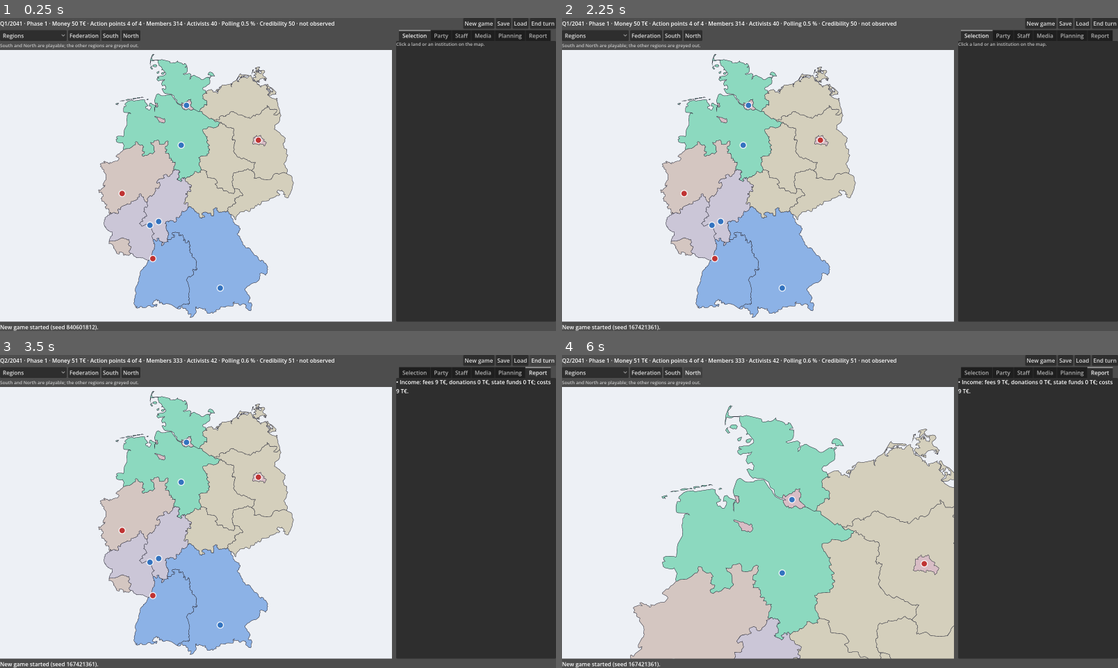
Above: before the commit, frames 1-4 (two rows, left to right).
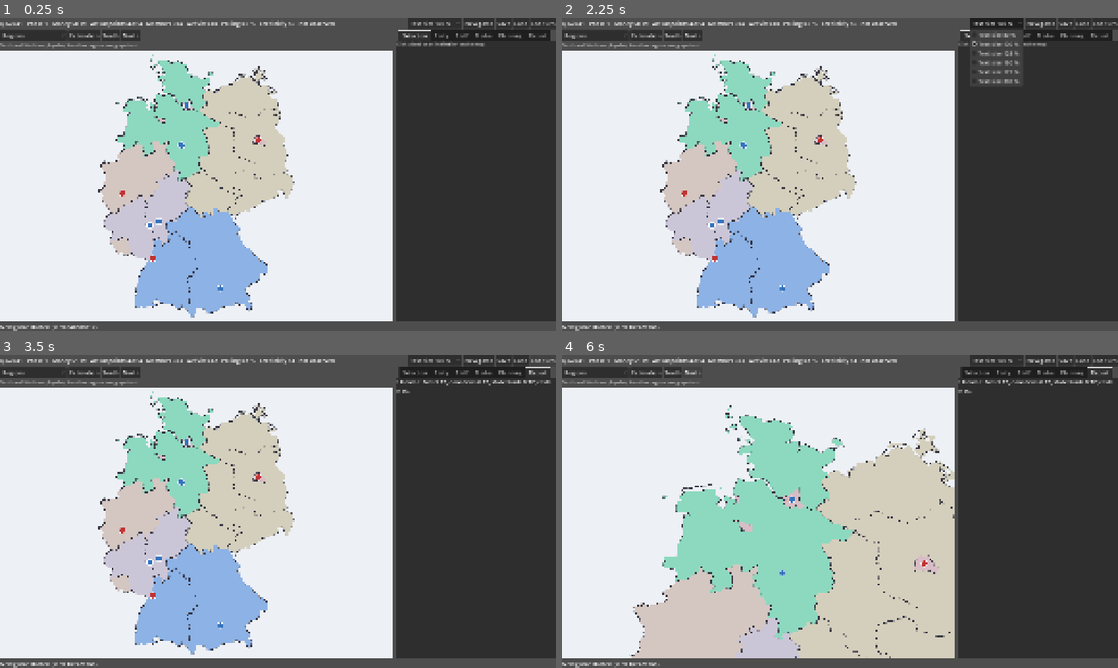
Above: after the commit, the same moments.

Repository: SN0371/kipppunkt
Game: Godot game, scene res://src/ui/main.tscn
Same seed, same stepped clock (60 frames per second), same inputs: the game is played once before the commit and once after it.
Inputs (mouse positions are in pixels of both pictures, inside the frame that each line leads up to):
- Up to frame 1 (0.25 s): no input
- Up to frame 2 (2.25 s): click "New game" at 0.5 s; click "New game" at 1.25 s; click (995, 24) at 2 s, where only the run after the commit has a clickable "Text size 100 %"
- Up to frame 3 (3.5 s): click "End turn" at 2.75 s
- Up to frame 4 (6 s): click "Regions" at 3.5 s; click "Federation" at 4.25 s; click "South" at 5 s; click "North" at 5.75 s

The runs differ from the first frame. In frame 1, 4.1% of the frame differs, in the area x 0-100%, y 0-100%; in frame 2, 4.7%; in frame 3, 4.3%; in frame 4, 4.3%.

Commit message:
Make the interface readable on high-resolution screens
- The window starts at 85 % of the usable screen in physical pixels and
  the interface stretches with it (canvas_items), so on Retina and 4K
  screens text grows with the pixel density instead of appearing tiny
- Text size setting (80-200 %) in the top bar scales text and controls
  alike; stored in user://settings.cfg
- Tests for loading, saving and applying the setting

Diff:
--- a/project.godot
+++ b/project.godot
@@ -19,6 +19,8 @@
 
 window/size/viewport_width=1600
 window/size/viewport_height=900
+window/stretch/mode="canvas_items"
+window/stretch/aspect="expand"
 
 [editor_plugins]
 
--- a/src/ui/main.gd
+++ b/src/ui/main.gd
@@ -3,6 +3,8 @@
 ## The layout is built in code so it stays readable in diffs.
 
 const SIDE_BAR_WIDTH := 460
+## Share of the usable screen the window takes at start.
+const WINDOW_SCREEN_SHARE := 0.85
 const ZOOM_REGIONS: PackedStringArray = ["", "region.south", "region.north"]
 
 var session: GameSession
@@ -18,9 +20,13 @@
 var load_dialog: ConfirmationDialog
 var load_list: ItemList
 var info_dialog: AcceptDialog
+var settings: UiSettings
 
 
 func _ready() -> void:
+	_fit_window_to_screen()
+	settings = UiSettings.load_from()
+	settings.apply(get_window())
 	var defs := GameDefs.load_from_dir("res://data")
 	if not defs.is_valid():
 		add_child(UiKit.label("Invalid data:\n" + "\n".join(defs.errors)))
@@ -34,6 +40,23 @@
 	session.changed.connect(_refresh)
 	session.turn_finished.connect(_on_turn_finished)
 	new_game()
+
+
+## Sizes the window to most of the screen in physical pixels. The interface stretches with the
+## window (project setting "canvas_items"), so on high-resolution screens it grows with the
+## pixel density instead of appearing tiny.
+func _fit_window_to_screen() -> void:
+	var window := get_window()
+	if DisplayServer.get_name() == "headless" or window.is_embedded():
+		return
+	var screen := DisplayServer.screen_get_usable_rect(window.current_screen)
+	var base := Vector2(
+		ProjectSettings.get_setting("display/window/size/viewport_width"),
+		ProjectSettings.get_setting("display/window/size/viewport_height"),
+	)
+	var factor := minf(screen.size.x / base.x, screen.size.y / base.y) * WINDOW_SCREEN_SHARE
+	window.size = Vector2i(base * factor)
+	window.position = screen.position + (screen.size - window.size) / 2
 
 
 ## Starts a new game with a random seed; the seed is shown so a game can be reproduced.
@@ -51,6 +74,7 @@
 	top_bar_label = UiKit.label("")
 	root.add_child(UiKit.row([
 		top_bar_label,
+		_build_scale_choice(),
 		UiKit.button(tr("ui.new_game"), new_game),
 		UiKit.button(tr("ui.save"), _open_save_dialog),
 		UiKit.button(tr("ui.load"), _open_load_dialog),
@@ -64,6 +88,20 @@
 	status_label = UiKit.label("")
 	root.add_child(status_label)
 	_build_dialogs()
+
+
+func _build_scale_choice() -> OptionButton:
+	var entries := []
+	for scale in UiSettings.SCALES:
+		entries.append([tr("ui.settings.ui_scale") % scale, scale])
+	var choice := UiKit.choice(entries)
+	choice.selected = UiSettings.SCALES.find(settings.ui_scale)
+	choice.tooltip_text = tr("ui.settings.ui_scale_hint")
+	choice.item_selected.connect(func(index: int) -> void:
+		settings.ui_scale = choice.get_item_metadata(index)
+		settings.apply(get_window())
+		settings.save_to())
+	return choice
 
 
 func _build_map_area(map: MapData) -> Control:
--- /dev/null
+++ b/src/ui/ui_settings.gd
@@ -0,0 +1,36 @@
+class_name UiSettings
+extends RefCounted
+## Settings of the player that are not part of a game, stored in user://settings.cfg.
+
+const PATH := "user://settings.cfg"
+const SECTION := "display"
+## Selectable sizes of the user interface, in percent.
+const SCALES: Array[int] = [80, 100, 125, 150, 175, 200]
+const DEFAULT_SCALE := 100
+
+## Size of the user interface in percent; scales text, buttons and spacing alike.
+var ui_scale: int = DEFAULT_SCALE
+
+
+## Loads the settings; missing or invalid values fall back to the defaults.
+static func load_from(path: String = PATH) -> UiSettings:
+	var settings := UiSettings.new()
+	var file := ConfigFile.new()
+	if file.load(path) == OK:
+		var value: Variant = file.get_value(SECTION, "ui_scale", DEFAULT_SCALE)
+		if typeof(value) == TYPE_INT and SCALES.has(value):
+			settings.ui_scale = value
+	return settings
+
+
+## Saves the settings.
+func save_to(path: String = PATH) -> Error:
+	var file := ConfigFile.new()
+	file.set_value(SECTION, "ui_scale", ui_scale)
+	return file.save(path)
+
+
+## Applies the interface size to a window. The project stretches the interface with the
+## window's pixel size (high-resolution screens); this factor comes on top.
+func apply(window: Window) -> void:
+	window.content_scale_factor = ui_scale / 100.0
--- /dev/null
+++ b/tests/unit/ui/test_ui_settings.gd
@@ -0,0 +1,36 @@
+extends GutTest
+## Tests loading, saving and applying the player's display settings.
+
+const PATH := "user://test_settings.cfg"
+
+
+func after_each() -> void:
+	if FileAccess.file_exists(PATH):
+		DirAccess.remove_absolute(PATH)
+
+
+func test_defaults_without_file() -> void:
+	assert_eq(UiSettings.load_from(PATH).ui_scale, UiSettings.DEFAULT_SCALE)
+
+
+func test_round_trip() -> void:
+	var settings := UiSettings.new()
+	settings.ui_scale = 150
+	assert_eq(settings.save_to(PATH), OK)
+	assert_eq(UiSettings.load_from(PATH).ui_scale, 150)
+
+
+func test_unknown_scale_falls_back_to_default() -> void:
+	var file := ConfigFile.new()
+	file.set_value(UiSettings.SECTION, "ui_scale", 333)
+	file.save(PATH)
+	assert_eq(UiSettings.load_from(PATH).ui_scale, UiSettings.DEFAULT_SCALE)
+
+
+func test_apply_sets_window_scale() -> void:
+	var window := Window.new()
+	var settings := UiSettings.new()
+	settings.ui_scale = 175
+	settings.apply(window)
+	assert_almost_eq(window.content_scale_factor, 1.75, 0.0001)
+	window.free()
Not shown, changed: i18n/de.po
Not shown, changed: i18n/en.po
Not shown, added: src/ui/ui_settings.gd.uid
Not shown, added: tests/unit/ui/test_ui_settings.gd.uid
Not shown, changed: todo.md
